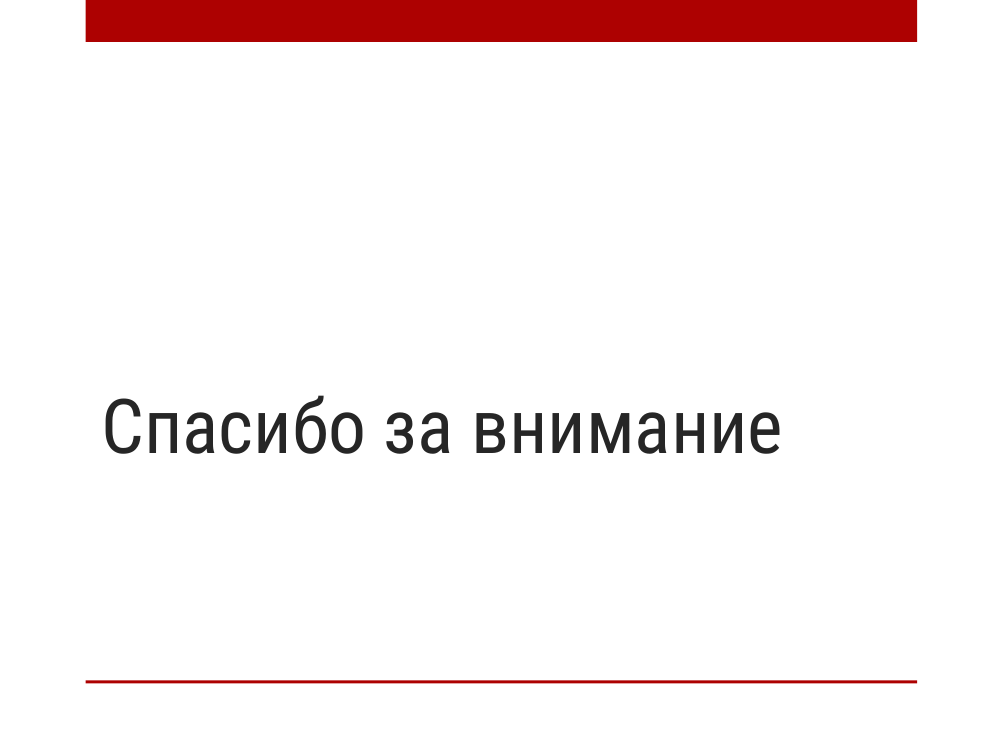
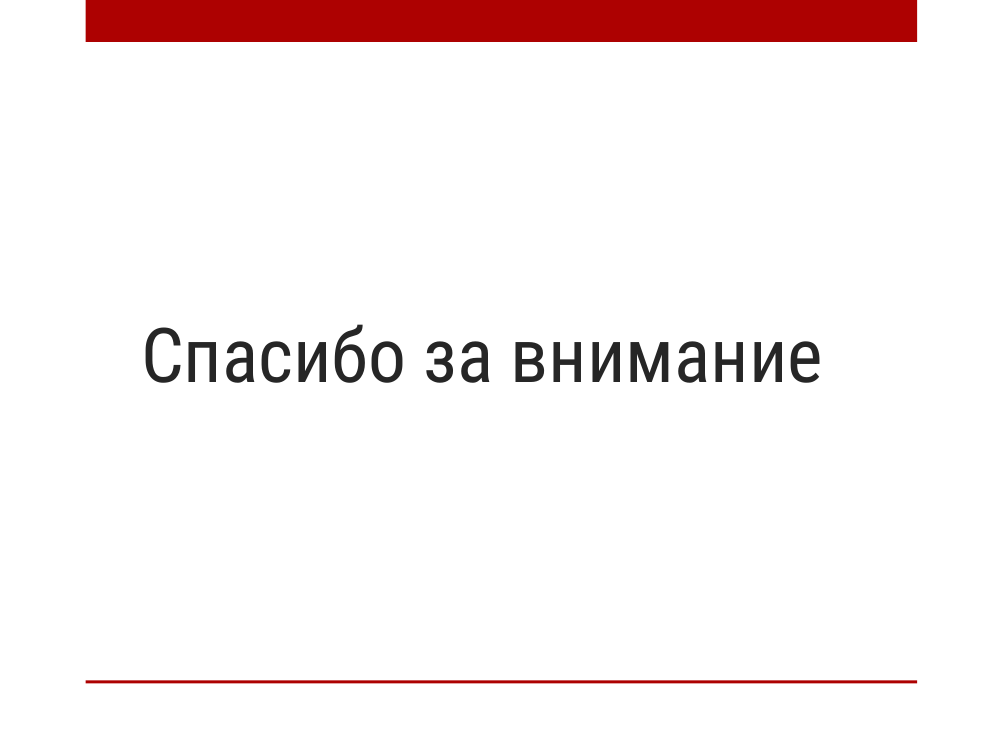
Before and after one commit to Freedom715/Game_Punks_not_ded, a slide deck: slide 6 of Punks not ded! Презентация.pptx. Drawn at 1008x756 pixels with LibreOffice and Linux fonts; fonts in the diff are those of the drawing; background and template pictures are left out. Boxes give left, top, right and bottom in pixels: in the first picture for what was removed or moved away, otherwise in the second. Text is boxed around its words. In the diff, an @@ line names an element or a change of style, - is before the commit and + after.

```diff
--- a/Punks not ded! Презентация.pptx
+++ b/Punks not ded! Презентация.pptx
@@ title "Спасибо за внимание" moved from (x1=101, y1=395, x2=783, y2=454) to (x1=141, y1=324, x2=823, y2=383) @@
```
Also in this commit, not shown: 4 other slides changed, 2 other files.
